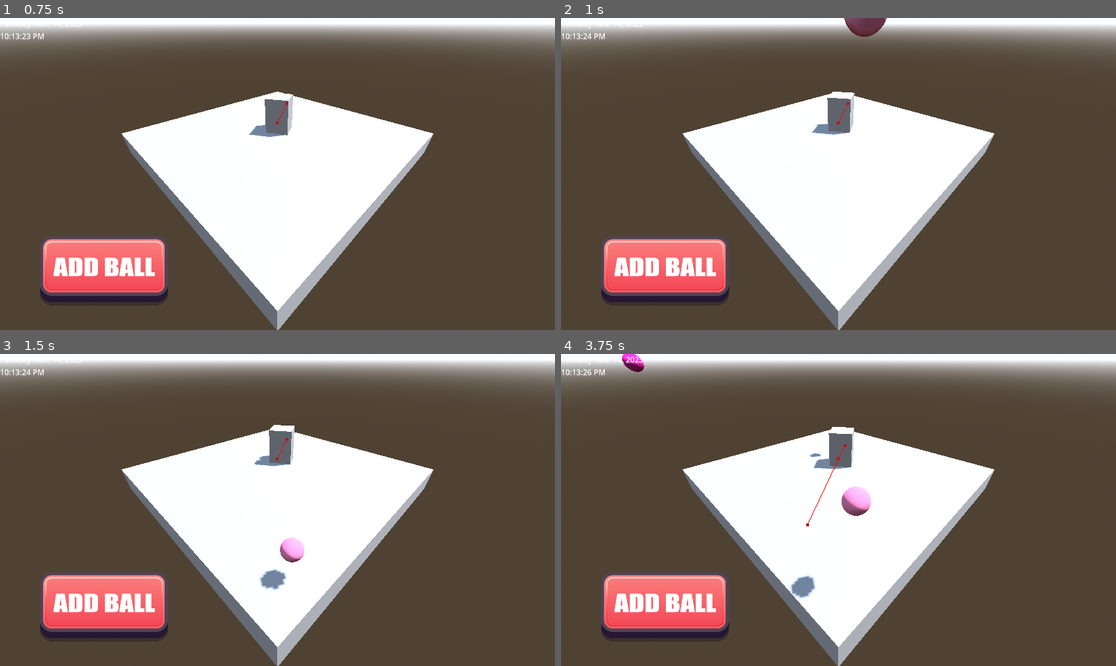
Above: before the commit, frames 1-4 (two rows, left to right).
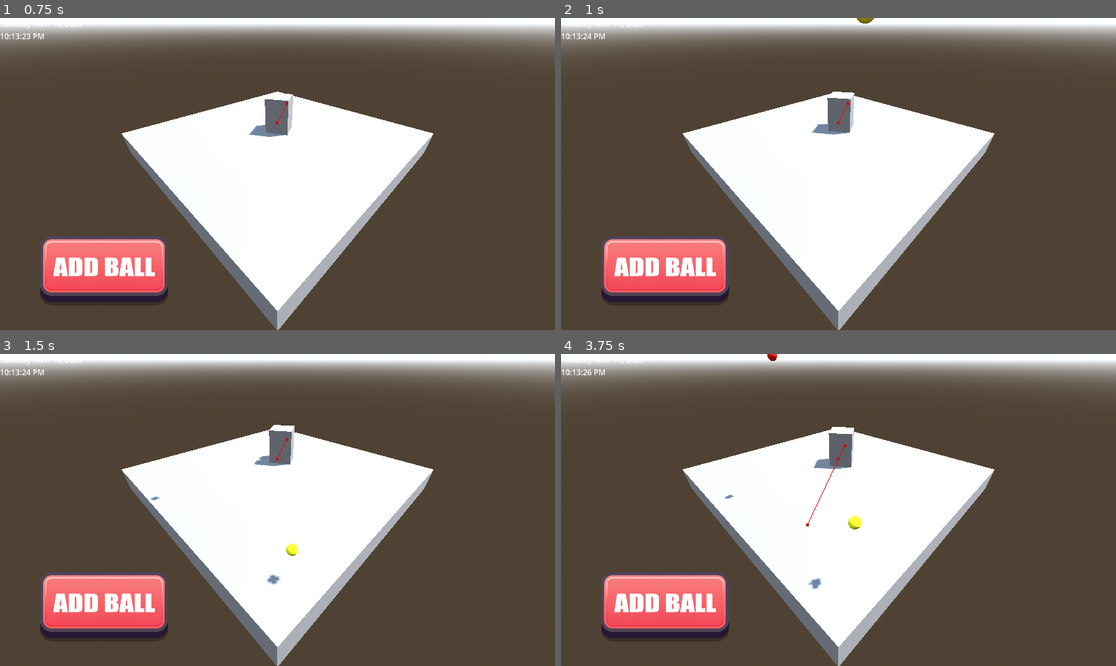
Above: after the commit, the same moments.

Repository: pinklemonadessw/PalPlanner
Game: Godot game, scene res://NavAlpha.tscn
The game is run twice, just before and just after one commit, with the same random seed, the same clock (stepped at 60 frames per second) and the same inputs.
Inputs (mouse positions are in pixels of both pictures, inside the frame that each line leads up to):
- Up to frame 1 (0.75 s): click (105, 270) at 0.5 s
- Up to frame 2 (1 s): no input
- Up to frame 3 (1.5 s): click (105, 606) at 1.25 s
- Up to frame 4 (3.75 s): click (666, 606) at 2 s

Frame 1 is identical in both runs. In frame 2, 0.3% of the frame differs, in the area x 51-59%, y 0-7%; in frame 3, 0.5%; in frame 4, 1.0%, in the area x 11-56%, y 0-79%.

Commit message:
Ballv2

Diff:
--- a/NavAlpha.tscn
+++ b/NavAlpha.tscn
@@ -71,5 +71,5 @@
 texture_normal = ExtResource("4_mhklm")
 texture_pressed = ExtResource("5_hh0ix")
 ignore_texture_size = true
-stretch_mode = 0
+stretch_mode = 3
 script = ExtResource("6_l4l38")
--- a/add_ball_button.gd
+++ b/add_ball_button.gd
@@ -7,28 +7,36 @@
 	# Instance the ball.
 	var ball = BallScene.instantiate()
 
-	# Set a random spawn position using the local transform (since the ball isn't in the tree yet).
+	# Set a random spawn position.
 	var x = randf_range(-5.0, 5.0)
-	var y = 5.0  # Spawn height so it falls under gravity.
+	var y = 5.0  # Spawn high so the ball falls under gravity.
 	var z = randf_range(-5.0, 5.0)
-	# Modify the ball's transform rather than its global_transform.
+	# Set the ball's transform locally, since it isn't in the scene tree yet.
 	var new_transform = ball.transform
 	new_transform.origin = Vector3(x, y, z)
 	ball.transform = new_transform
 
-	# Generate a random color.
-	var random_color = Color(randf(), randf(), randf(), 1.0)
-	# Assume the MeshInstance3D is a direct child of the Ball node named "MeshInstance3D".
+	# Define the only allowed colors: red, green, blue, and yellow.
+	var allowed_colors: Array = [
+		Color(1, 0, 0, 1),   # Red
+		Color(0, 1, 0, 1),   # Green
+		Color(0, 0, 1, 1),   # Blue
+		Color(1, 1, 0, 1)    # Yellow
+	]
+	# Pick one at random.
+	var random_color: Color = allowed_colors[randi() % allowed_colors.size()]
+
+	# Assign the random color to the ball's material.
 	var mesh_instance = ball.get_node_or_null("MeshInstance3D")
 	if mesh_instance:
 		var material = StandardMaterial3D.new()
 		material.albedo_color = random_color
 		mesh_instance.material_override = material
 
-	# Try to add the ball to a node named "NavigationRegion3D".
+	# Add the ball to the scene.
+	# Optionally, you might add it to a specific node like "NavigationRegion3D".
 	var room = get_tree().current_scene.get_node_or_null("NavigationRegion3D")
 	if room:
 		room.add_child(ball)
 	else:
-		# If "NavigationRegion3D" isn't found, add it directly to the current scene.
 		get_tree().current_scene.add_child(ball)
--- a/alpha_pal_3d.gd
+++ b/alpha_pal_3d.gd
@@ -10,7 +10,7 @@
 func _ready() -> void:
 	_set_random_target()
 
-func _physics_process(delta: float) -> void:
+func _physics_process(_delta: float) -> void:
 	# Ensure the navigation map has been synchronized.
 	var nav_map = navigation_agent_3d.get_navigation_map()
 	if NavigationServer3D.map_get_iteration_id(nav_map) == 0:
@@ -33,7 +33,7 @@
 
 	# Smoothly rotate the NPC to face its movement direction.
 	if velocity.length() > 0.1:
-		var target_basis: Basis = Basis().looking_at(velocity, Vector3.UP)
+		var target_basis: Basis = Basis.looking_at(velocity, Vector3.UP)
 		global_transform.basis = global_transform.basis.slerp(target_basis, rotation_smoothing)
 
 	# Move the NPC using the updated velocity.
--- a/ball.tscn
+++ b/ball.tscn
@@ -5,13 +5,15 @@
 bounce = 0.99
 
 [sub_resource type="SphereMesh" id="SphereMesh_0ph33"]
-radius = 0.25
-height = 0.5
+radius = 0.125
+height = 0.25
+radial_segments = 17
 
 [sub_resource type="SphereShape3D" id="SphereShape3D_rpe03"]
-radius = 0.249919
+radius = 0.125
 
 [node name="Ball" type="RigidBody3D"]
+collision_layer = 2
 mass = 0.001
 physics_material_override = SubResource("PhysicsMaterial_8jywp")
 gravity_scale = 0.99
